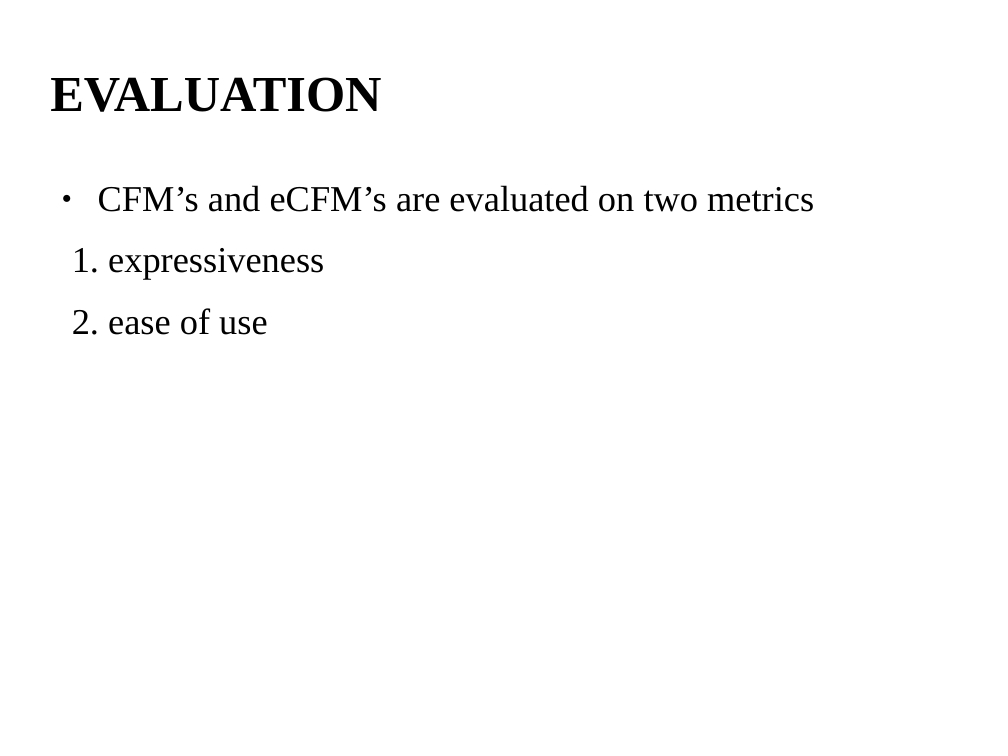
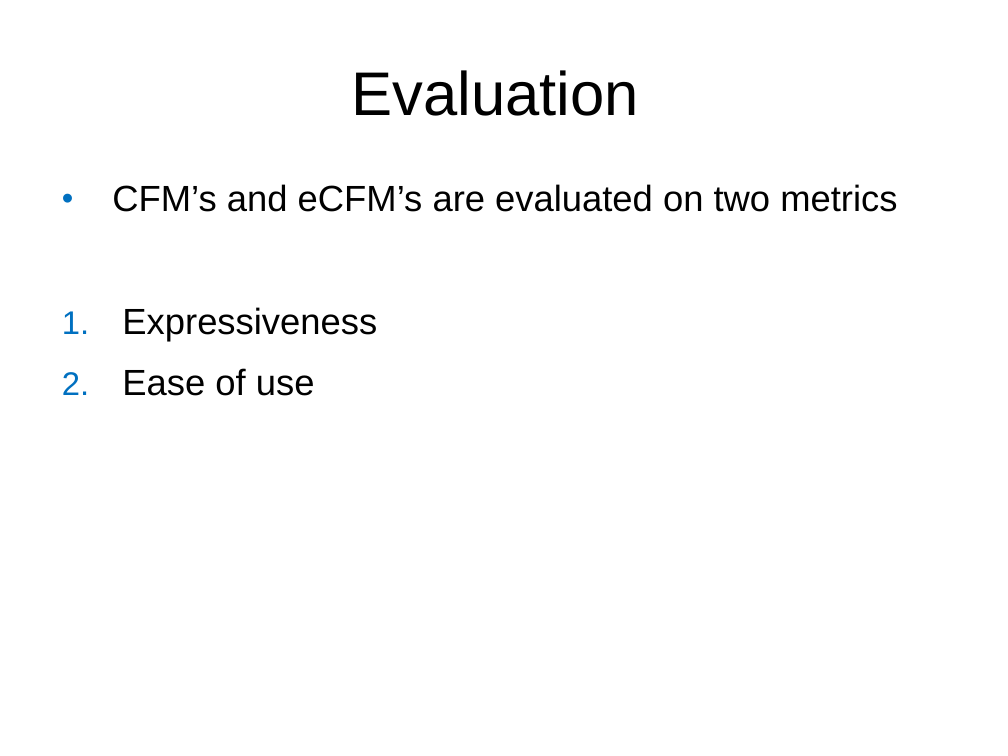
Before and after one commit to Ruthvicp/CS5551_Team_11_Project, a slide deck: slide 14 of Documentation/DAS.ppt. Drawn at 1008x756 pixels with LibreOffice and Linux fonts; fonts in the diff are those of the drawing; background and template pictures are left out. Boxes give left, top, right and bottom in pixels: in the first picture for what was removed or moved away, otherwise in the second. Text is boxed around its words. In the diff, an @@ line names an element or a change of style, - is before the commit and + after.

```diff
--- a/Documentation/DAS.ppt
+++ b/Documentation/DAS.ppt
@@ title at (351,70,638,116): text changed; size 36 to 44 pt; font Times New Roman to Arial; bold off @@
-EVALUATION
+Evaluation
@@ text at (112,184,897,212): font Times New Roman to Arial in "CFM’s and eCFM’s are evaluated on two ..."; bullet ● to •; bullet colour #000000 to #0070C0 @@
@@ text at (122,307,377,396): text changed; font Times New Roman to Arial @@
-1. expressiveness
-2. ease of use
+1. Expressiveness
+2. Ease of use
```
Also in this commit, not shown: 11 other slides changed.
